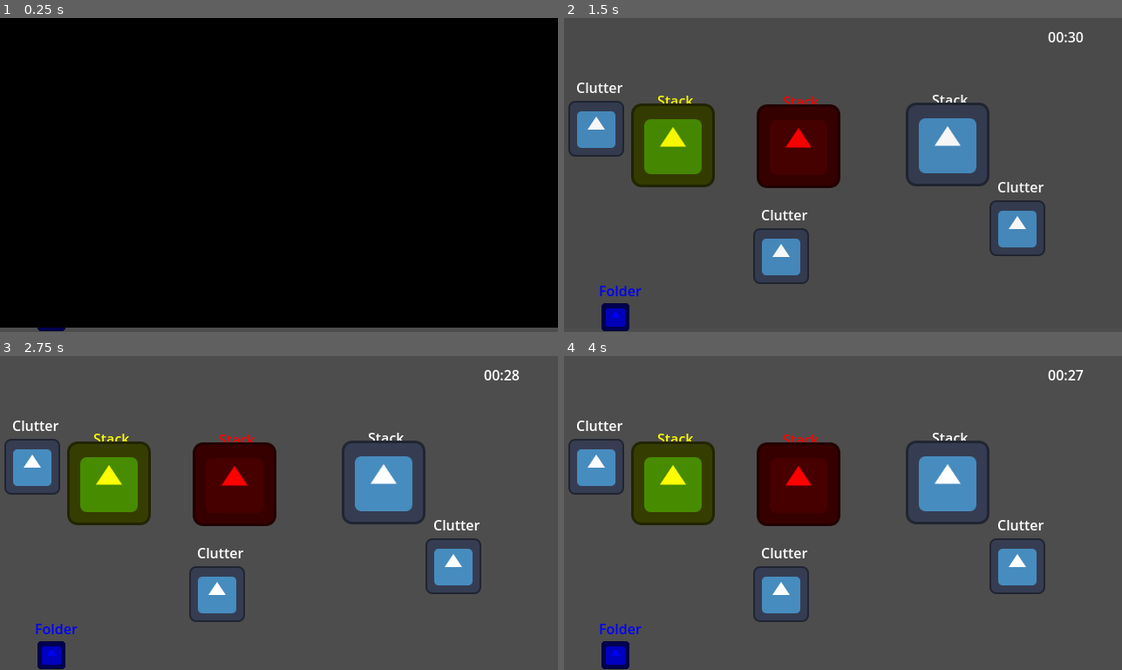
Above: before the commit, frames 1-4 (two rows, left to right).
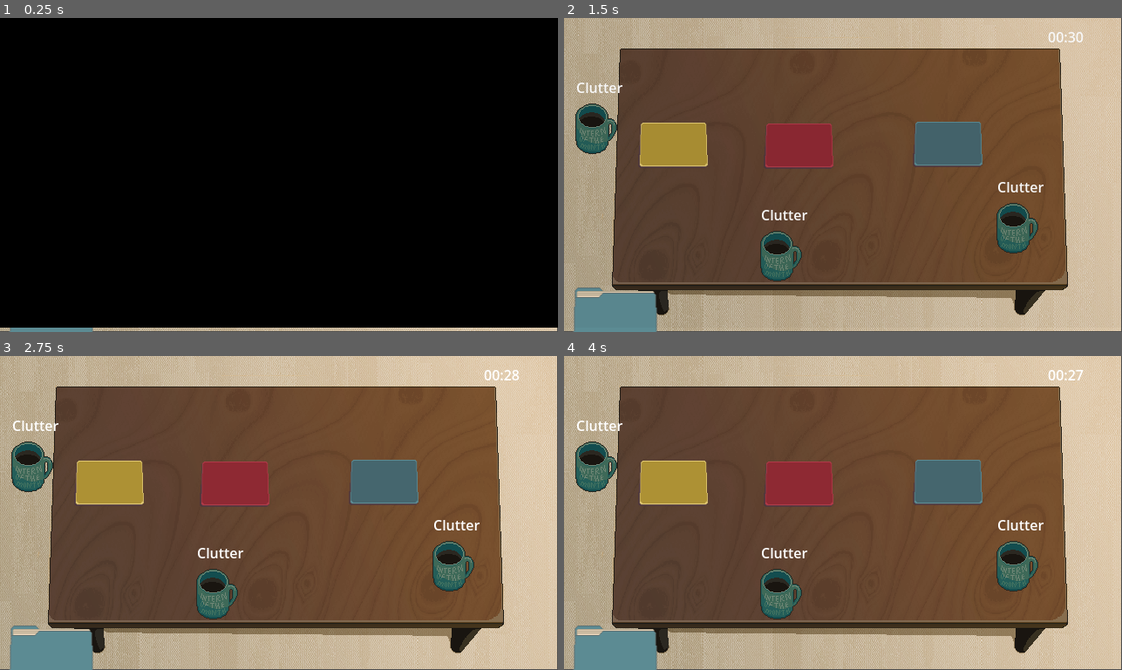
Above: after the commit, the same moments.

Repository: milk9111/godot-wild-jam-79
Game: Godot game, scene res://game.tscn
Two runs of this game, one before a commit and one after it. Both use one fixed random seed, a clock stepped at 60 frames per second and the inputs below. The engine's default icon, where the game draws it, is replaced by a stand-in: a white triangle on a blue panel in a dark square.
Inputs (mouse positions are in pixels of both pictures, inside the frame that each line leads up to):
- Up to frame 1 (0.25 s): no input
- Up to frame 2 (1.5 s): tap Enter at 0.5 s; move the mouse to (965, 159) at 0.52 s; move the mouse to (731, 190) at 1.27 s
- Up to frame 3 (2.75 s): tap Space (debug_nudged_obstacle) at 2 s; move the mouse to (334, 443) at 2.02 s
- Up to frame 4 (4 s): move the mouse to (815, 575) at 2.77 s; tap Enter at 3.5 s; move the mouse to (1010, 560) at 3.52 s

The runs differ from the first frame. In frame 1, 1.2% of the frame differs, in the area x 0-100%, y 98-100%; in frame 2, 98%; in frame 3, 99%; in frame 4, 99%, in the area x 0-100%, y 0-100%.

Commit message:
Added sprites

Diff:
--- /dev/null
+++ b/clickable_folder.gdshader
@@ -0,0 +1,31 @@
+shader_type canvas_item;
+
+uniform vec4 clr : source_color = vec4(0.0, 0.0, 0.0, 1.0);
+uniform int type : hint_range(1, 2) = 2;
+uniform float thickness = 1.0;
+
+const vec2[8] DIRECTIONS = {
+	vec2(1.0, 0.0),
+	vec2(0.0, 1.0),
+	vec2(-1.0, 0.0),
+	vec2(0.0, -1.0),
+	vec2(1.0, 1.0),
+	vec2(-1.0, 1.0),
+	vec2(-1.0, -1.0),
+	vec2(1.0, -1.0)
+};
+
+float gtz(float input) { return max(0, sign(input)); }
+// returns 1 if input > 0, else 0
+
+float check(sampler2D tex, vec2 from, vec2 size) {
+	float result = 0.0;
+	for (int i = 0; i < 4 * type; i++) {
+		result += texture(tex, from + DIRECTIONS[i] * size * thickness).a;
+	}
+	return gtz(result);
+}
+
+void fragment() {
+	COLOR = mix(COLOR, clr, check(TEXTURE, UV, TEXTURE_PIXEL_SIZE) - gtz(COLOR.a));
+}
--- a/clickable_folder.tscn
+++ b/clickable_folder.tscn
@@ -1,24 +1,52 @@
-[gd_scene load_steps=5 format=3 uid="uid://dcwxsags4f3uj"]
+[gd_scene load_steps=11 format=3 uid="uid://dcwxsags4f3uj"]
 
 [ext_resource type="Script" uid="uid://cbsecua3t4mr2" path="res://clickable_object.gd" id="1_2eoxa"]
-[ext_resource type="Texture2D" uid="uid://c4own0dj6lvhc" path="res://icon.svg" id="1_fki1f"]
+[ext_resource type="Shader" uid="uid://cbwjuvwnrw0x" path="res://clickable_folder.gdshader" id="2_idgio"]
+[ext_resource type="Texture2D" uid="uid://b5b84qpnj6f6h" path="res://Assets/Art/Assets_Sprite_Sheet_v1.png" id="2_iqdx2"]
+
+[sub_resource type="AtlasTexture" id="AtlasTexture_o7p10"]
+atlas = ExtResource("2_iqdx2")
+region = Rect2(270, 94, 101, 72)
+
+[sub_resource type="AtlasTexture" id="AtlasTexture_iqdx2"]
+atlas = ExtResource("2_iqdx2")
+region = Rect2(145, 94, 102, 75)
+
+[sub_resource type="AtlasTexture" id="AtlasTexture_qww6b"]
+atlas = ExtResource("2_iqdx2")
+region = Rect2(21, 96, 102, 75)
+
+[sub_resource type="ShaderMaterial" id="ShaderMaterial_idgio"]
+resource_local_to_scene = true
+shader = ExtResource("2_idgio")
+shader_parameter/clr = Color(1, 1, 1, 1)
+shader_parameter/type = 2
+shader_parameter/thickness = 1.0
+
+[sub_resource type="AtlasTexture" id="AtlasTexture_idgio"]
+atlas = ExtResource("2_iqdx2")
+region = Rect2(24, 99, 97, 68)
 
 [sub_resource type="RectangleShape2D" id="RectangleShape2D_2eoxa"]
-size = Vector2(32, 33)
+size = Vector2(96, 67)
 
 [sub_resource type="RectangleShape2D" id="RectangleShape2D_idgio"]
-size = Vector2(32, 31)
+size = Vector2(95, 68)
 
 [node name="Folder" type="CharacterBody2D"]
-collision_mask = 257
+collision_mask = 256
 input_pickable = true
 motion_mode = 1
 platform_wall_layers = 256
 script = ExtResource("1_2eoxa")
+blue_texture = SubResource("AtlasTexture_o7p10")
+red_texture = SubResource("AtlasTexture_iqdx2")
+yellow_texture = SubResource("AtlasTexture_qww6b")
 
 [node name="Sprite2D" type="Sprite2D" parent="."]
-scale = Vector2(0.25, 0.25)
-texture = ExtResource("1_fki1f")
+material = SubResource("ShaderMaterial_idgio")
+texture = SubResource("AtlasTexture_idgio")
+region_rect = Rect2(-4.85519, -5.8684, 104.855, 78.8684)
 
 [node name="CollisionArea" type="CollisionShape2D" parent="."]
 shape = SubResource("RectangleShape2D_2eoxa")
@@ -28,15 +56,15 @@
 collision_mask = 2
 
 [node name="CollisionShape2D" type="CollisionShape2D" parent="DetectArea"]
-position = Vector2(-1, -0.5)
+position = Vector2(-0.5, 0)
 shape = SubResource("RectangleShape2D_idgio")
 
 [node name="Label" type="Label" parent="."]
-offset_left = -19.0
-offset_top = -42.0
-offset_right = 19.0
-offset_bottom = -18.0
-text = "Folder
+offset_left = -24.0
+offset_top = -55.0
+offset_right = 25.0
+offset_bottom = -6.0
+text = "
 "
 
 [node name="SFX" type="AudioStreamPlayer2D" parent="."]
--- a/clickable_object.gd
+++ b/clickable_object.gd
@@ -2,8 +2,8 @@
 class_name ClickableObject
 
 
-const CLICK_THRESHOLD: float = 10.0
-const TWEEN_THRESHOLD: float = 30.0
+const CLICK_THRESHOLD: float = 20.0
+const TWEEN_THRESHOLD: float = 40.0
 const SPEED: float = .25
 const MOVE_SPEED: float = 300.0
 
@@ -13,17 +13,20 @@
 	set(new_color):
 		match(new_color):
 			Colors.BLUE:
-				set_modulate(Color.BLUE)
+				sprite_2d.texture = blue_texture
 			Colors.RED:
-				set_modulate(Color.RED)
+				sprite_2d.texture = red_texture
 			Colors.YELLOW:
-				set_modulate(Color.YELLOW)
+				sprite_2d.texture = yellow_texture
 		color = new_color
 	get():
 		return color
 @onready var sfx = $SFX
 @onready var detect_area = $DetectArea
-
+@onready var sprite_2d = $Sprite2D
+@export var blue_texture:AtlasTexture
+@export var red_texture:AtlasTexture
+@export var yellow_texture:AtlasTexture
 var select_sfx: AudioStreamRandomizer = load("res://Resources/select_sfx.tres")
 var drop_sfx: AudioStreamRandomizer = load("res://Resources/drop_sfx.tres")
 var state:State = State.SPAWNED
@@ -31,35 +34,55 @@
 var move_tween:Tween
 var final_pos: Vector2
 var target_pos:Vector2
+var is_held: bool = false
 var rng = RandomNumberGenerator.new()
 func _ready():
 	color = rng.randi_range(0, 2)
+	$Sprite2D.material.set("shader_parameter/thickness",0.0)
 func _physics_process(delta):
 
 	match state:
 		0:
+			is_held = false
+			set_shader()
 			target_pos = get_global_mouse_position()
 			if Input.is_action_just_pressed("select"):
 				if global_position.distance_to(target_pos) < CLICK_THRESHOLD:
 					state = State.CLICKED
+
 		1:
+			is_held = true
+			z_index = 1
 			target_pos = get_global_mouse_position()
-			if Input.is_action_just_pressed("select"):
+			if Input.is_action_just_released("select"):
 				final_pos = global_position
 				state = State.DROPPED
 			move(delta)
 
 		2:
+			is_held = false
 			if Input.is_action_just_pressed("select"):
 				target_pos = get_global_mouse_position()
 				if global_position.distance_to(target_pos) < CLICK_THRESHOLD:
 					state = State.CLICKED
 			target_pos = final_pos
+			set_shader()
 			move(delta)
 		3:
-			pass
+			is_held = false
+			z_index = 0
+			detect_area.monitorable = false
+			set_shader()
 
 
+func set_shader():
+	if state == State.SPAWNED or state == State.DROPPED:
+		if global_position.distance_to(get_viewport().get_mouse_position()) < CLICK_THRESHOLD:
+			$Sprite2D.material.set("shader_parameter/thickness",5.0)
+		else:
+			$Sprite2D.material.set("shader_parameter/thickness",0.0)
+	else:
+		$Sprite2D.material.set("shader_parameter/thickness",0.0)
 
 func move(delta):
 	var mouse_position = get_viewport().get_mouse_position()
@@ -90,9 +113,11 @@
 			#sfx.play()
 
 func _on_detect_area_area_entered(area):
-	if area.is_in_group("Stack"):
-			var new_parent = area.get_child(2)
-			state = State.STACKED
-			call_deferred("set_process_mode",ProcessMode.PROCESS_MODE_DISABLED)
-			call_deferred("reparent",new_parent)
-			global_position = new_parent.global_position
+	pass
+	#if is_held == false:
+		#if area.is_in_group("Stack"):
+				#var new_parent = area.get_child(2)
+				#state = State.STACKED
+				#call_deferred("set_process_mode",ProcessMode.PROCESS_MODE_DISABLED)
+				#call_deferred("reparent",new_parent)
+				#global_position = new_parent.global_position
--- a/clutter.gd
+++ b/clutter.gd
@@ -10,6 +10,7 @@
 func _ready():
 	contact_monitor = true
 	sfx.stream = sfx_moved
+	lock_rotation = true
 
 func _process(delta):
 	if !sound_playing and linear_velocity.length() > 1:
--- a/clutter.tscn
+++ b/clutter.tscn
@@ -1,10 +1,14 @@
-[gd_scene load_steps=4 format=3 uid="uid://c4uatqgan4fmb"]
+[gd_scene load_steps=5 format=3 uid="uid://c4uatqgan4fmb"]
 
-[ext_resource type="Texture2D" uid="uid://c4own0dj6lvhc" path="res://icon.svg" id="1_l0vgp"]
 [ext_resource type="Script" uid="uid://litp3r01okoi" path="res://clutter.gd" id="1_xeanr"]
+[ext_resource type="Texture2D" uid="uid://b5b84qpnj6f6h" path="res://Assets/Art/Assets_Sprite_Sheet_v1.png" id="2_xeanr"]
 
 [sub_resource type="RectangleShape2D" id="RectangleShape2D_l0vgp"]
-size = Vector2(125, 122.5)
+size = Vector2(98, 119.25)
+
+[sub_resource type="AtlasTexture" id="AtlasTexture_mhuwi"]
+atlas = ExtResource("2_xeanr")
+region = Rect2(180, 189, 48, 58)
 
 [node name="Clutter" type="RigidBody2D"]
 collision_layer = 2
@@ -15,13 +19,12 @@
 script = ExtResource("1_xeanr")
 
 [node name="CollisionShape2D" type="CollisionShape2D" parent="."]
-position = Vector2(-2, 0)
+position = Vector2(-0.5, -0.8125)
 scale = Vector2(0.5, 0.5)
 shape = SubResource("RectangleShape2D_l0vgp")
 
 [node name="Sprite2D" type="Sprite2D" parent="."]
-scale = Vector2(0.5, 0.5)
-texture = ExtResource("1_l0vgp")
+texture = SubResource("AtlasTexture_mhuwi")
 
 [node name="Label" type="Label" parent="."]
 offset_left = -23.0
--- a/day_one.tscn
+++ b/day_one.tscn
@@ -1,10 +1,24 @@
-[gd_scene load_steps=10 format=3 uid="uid://cch5mqtgi0eh"]
+[gd_scene load_steps=15 format=3 uid="uid://cch5mqtgi0eh"]
 
 [ext_resource type="Script" uid="uid://duw5h16xl6n6b" path="res://day_level_class.gd" id="1_n4m20"]
 [ext_resource type="PackedScene" uid="uid://baa4t85c58ojf" path="res://stack.tscn" id="2_haobm"]
 [ext_resource type="PackedScene" uid="uid://c4uatqgan4fmb" path="res://clutter.tscn" id="3_k2a70"]
+[ext_resource type="Texture2D" uid="uid://b5b84qpnj6f6h" path="res://Assets/Art/Assets_Sprite_Sheet_v1.png" id="3_ygvcp"]
 [ext_resource type="AudioStream" uid="uid://3fsjqffvnd4d" path="res://Assets/Sound/UnpaidIntern_TableSlide_SFX.ogg" id="4_haobm"]
+[ext_resource type="Texture2D" uid="uid://p7b3rtttf3of" path="res://Assets/Art/Desk_Background.png" id="6_n4m20"]
 [ext_resource type="AudioStream" uid="uid://43bxp4m5qat" path="res://Assets/Sound/UnpaidIntern_RoomTone_SFX.ogg" id="6_ygvcp"]
+
+[sub_resource type="AtlasTexture" id="AtlasTexture_urjdr"]
+atlas = ExtResource("3_ygvcp")
+region = Rect2(143, 13, 106, 69)
+
+[sub_resource type="AtlasTexture" id="AtlasTexture_ygvcp"]
+atlas = ExtResource("3_ygvcp")
+region = Rect2(268, 14, 106, 69)
+
+[sub_resource type="AtlasTexture" id="AtlasTexture_mg7ih"]
+atlas = ExtResource("3_ygvcp")
+region = Rect2(21, 13, 106, 69)
 
 [sub_resource type="AudioStreamRandomizer" id="AudioStreamRandomizer_k2a70"]
 random_pitch = 1.1
@@ -35,13 +49,16 @@
 [node name="Day One Stack One" parent="." instance=ExtResource("2_haobm")]
 position = Vector2(265, 152)
 stack_color = 1
+texture = SubResource("AtlasTexture_urjdr")
 
 [node name="Day One Stack Two" parent="." instance=ExtResource("2_haobm")]
 position = Vector2(436, 150)
+texture = SubResource("AtlasTexture_ygvcp")
 
 [node name="Day One Stack Three" parent="." instance=ExtResource("2_haobm")]
 position = Vector2(121, 151)
 stack_color = 2
+texture = SubResource("AtlasTexture_mg7ih")
 
 [node name="Clutter" parent="." instance=ExtResource("3_k2a70")]
 position = Vector2(37, 130)
@@ -126,4 +143,9 @@
 position = Vector2(-29, 7)
 shape = SubResource("SegmentShape2D_k2a70")
 
+[node name="Sprite2D" type="Sprite2D" parent="."]
+z_index = -1
+position = Vector2(319, 182)
+texture = ExtResource("6_n4m20")
+
 [connection signal="timeout" from="SpawnTimer" to="." method="_on_spawn_timer_timeout"]
--- a/stack.gd
+++ b/stack.gd
@@ -4,22 +4,18 @@
 @onready var child_items_container = $Children
 @onready var sfx = $AudioStreamPlayer2D
 @onready var sprite = $Sprite2D
+@onready var check_stack = $CheckStack
+@onready var children = $Children
 
 enum Colors {BLUE,RED,YELLOW}
 @export var stack_color: Colors:
 	set(new_stack_color):
-		match(new_stack_color):
-			Colors.BLUE:
-				set_modulate(Color.BLUE)
-			Colors.RED:
-				set_modulate(Color.RED)
-			Colors.YELLOW:
-				set_modulate(Color.YELLOW)
 		stack_color = new_stack_color
 	get():
 		return stack_color
 
 @export var placement_sfx: AudioStreamRandomizer
+@export var texture: AtlasTexture
 var areas_already_entered: Array
 var successful_placement_sfx: AudioStream = load("res://Assets/Sound/MOST_SFX_AscendingKeys.ogg")
 var unsuccessful_placement_sfx: AudioStream = load("res://Assets/Sound/MOST_SFX_BadKeys.ogg")
@@ -36,18 +32,59 @@
 
 func _ready():
 	pass
+	sprite.texture = texture
 
 func _on_area_entered(area):
-	if area.is_in_group("Item"):
-		if area not in areas_already_entered:
-			areas_already_entered.append(area)
-			if area.get_parent().color == stack_color:
-				print("Successful placement")
-				EventBus.succeeded_placement.emit()
-				sfx.stream = successful_placement_sfx
-				sfx.play()
-			elif area.get_parent().color != stack_color:
-				print("Failed placement")
-				EventBus.failed_placement.emit()
-				sfx.stream = unsuccessful_placement_sfx
-				sfx.play()
+	if area.get_parent() is not Marker2D:
+		if area.get_parent().is_held == true:
+			check_stack.start()
+	#if area.get_parent().is_held == false:
+		#if area.is_in_group("Item"):
+			#if area not in areas_already_entered:
+				#areas_already_entered.append(area)
+				#if area.get_parent().color == stack_color:
+					#print("Successful placement")
+					#EventBus.succeeded_placement.emit()
+					#sfx.stream = successful_placement_sfx
+					#sfx.play()
+				#elif area.get_parent().color != stack_color:
+					#print("Failed placement")
+					#EventBus.failed_placement.emit()
+					#sfx.stream = unsuccessful_placement_sfx
+					#sfx.play()
+func _on_area_exited(area):
+	if area.get_parent() is not Marker2D:
+		if area.get_parent().is_held == true:
+			check_stack.stop()
+
+
+func check_area():
+	var overlapping_areas = self.get_overlapping_areas()
+	for area in overlapping_areas:
+		if area.get_parent() is not Marker2D:
+			if area.get_parent().is_held == false:
+				if area.is_in_group("Item"):
+					if area not in areas_already_entered:
+						areas_already_entered.append(area)
+						if area.get_parent().color == stack_color:
+							print("Successful placement")
+							EventBus.succeeded_placement.emit()
+							check_stack.stop()
+							sfx.stream = successful_placement_sfx
+							sfx.play()
+						elif area.get_parent().color != stack_color:
+							print("Failed placement")
+							EventBus.failed_placement.emit()
+							check_stack.stop()
+							sfx.stream = unsuccessful_placement_sfx
+							sfx.play()
+						area.get_parent().state = 3
+						area.reparent(children)
+
+
+
+
+
+func _on_check_stack_timeout():
+	print("checking stack for folders to add")
+	check_area()
--- a/stack.tscn
+++ b/stack.tscn
@@ -39,7 +39,7 @@
 offset_top = -65.0
 offset_right = 28.0
 offset_bottom = -16.0
-text = "Stack
+text = "
 "
 
 [node name="BoundaryBody" type="StaticBody2D" parent="."]
@@ -52,4 +52,9 @@
 [node name="AudioStreamPlayer2D" type="AudioStreamPlayer2D" parent="."]
 volume_db = -5.0
 
+[node name="CheckStack" type="Timer" parent="."]
+wait_time = 0.5
+
 [connection signal="area_entered" from="." to="." method="_on_area_entered"]
+[connection signal="area_exited" from="." to="." method="_on_area_exited"]
+[connection signal="timeout" from="CheckStack" to="." method="_on_check_stack_timeout"]
Binary file added: Assets/Art/Assets_Sprite_Sheet_v1.png
Not shown, added: Assets/Art/Assets_Sprite_Sheet_v1.png.import
Binary file added: Assets/Art/Desk_Background.png
Not shown, added: Assets/Art/Desk_Background.png.import
Not shown, added: clickable_folder.gdshader.uid
